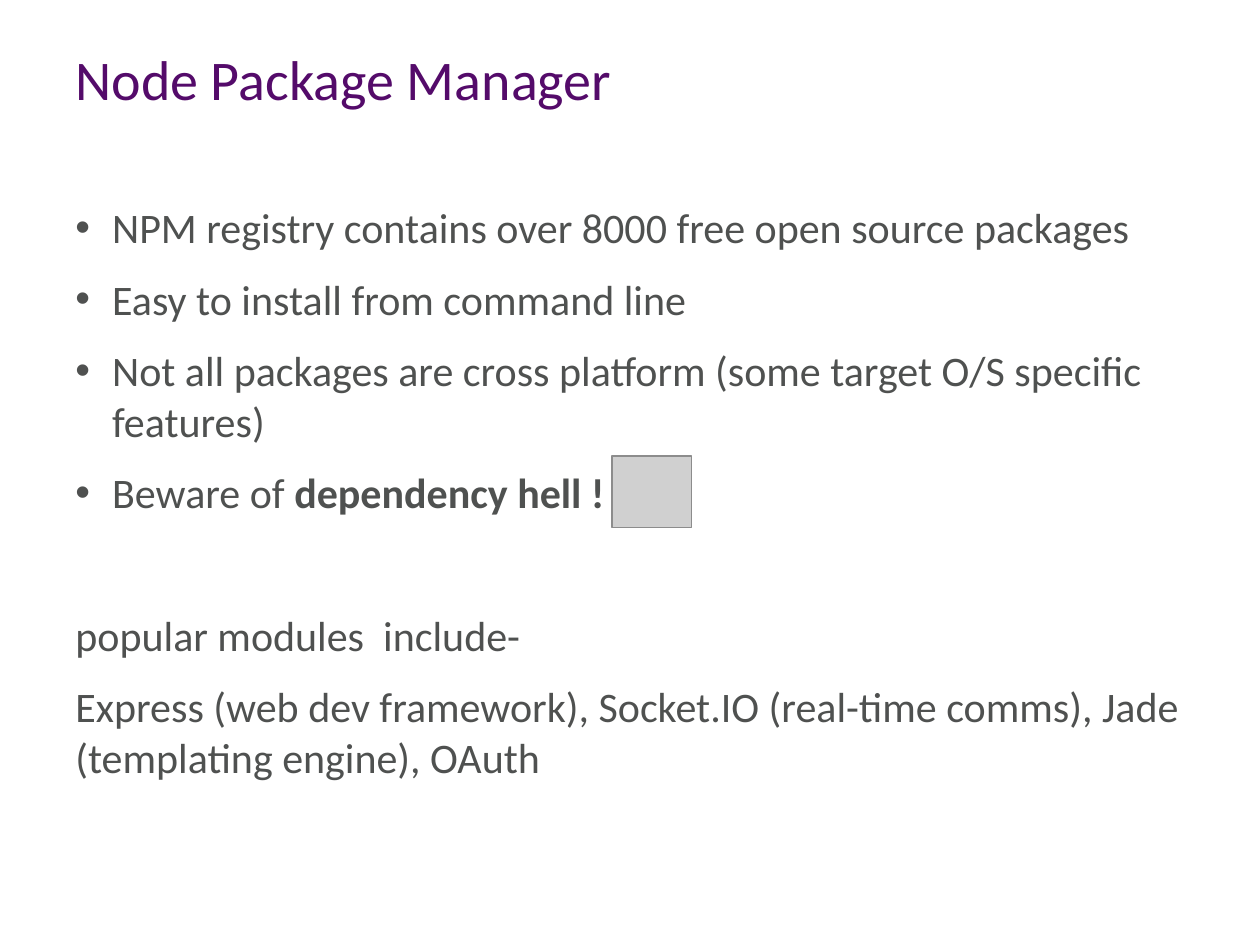
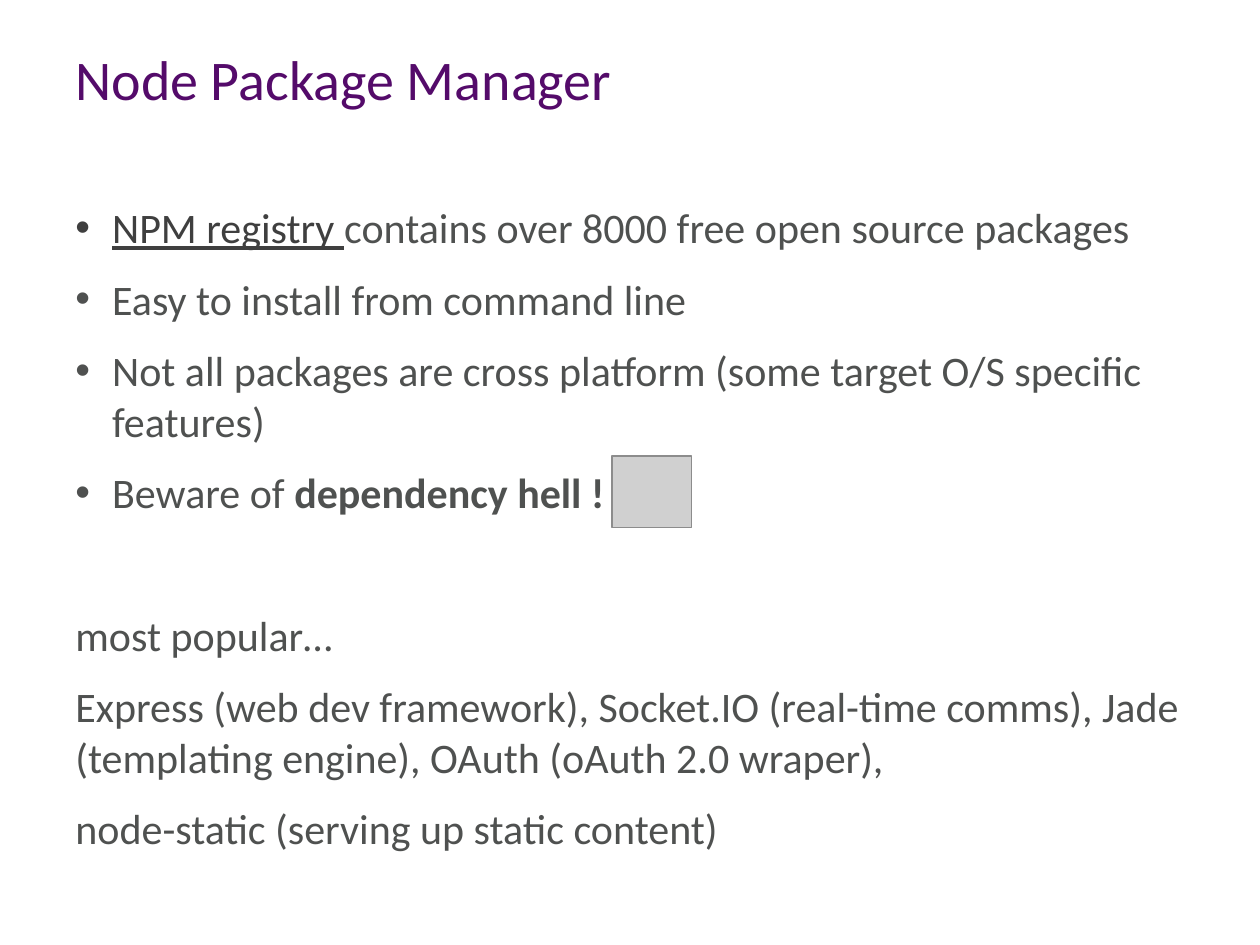
Before and after one commit to aidancasey/AzureNodeChatClient, a slide deck: slide 11 of presentation/Building Node.js Applications on Windows Azure.pptx. Drawn at 1260x945 pixels with LibreOffice and Linux fonts; fonts in the diff are those of the drawing; grey boxes stand for pictures; background and template pictures are left out. Boxes give left, top, right and bottom in pixels: in the first picture for what was removed or moved away, otherwise in the second. Text is boxed around its words. In the diff, an @@ line names an element or a change of style, - is before the commit and + after.

```diff
--- a/presentation/Building Node.js Applications on Windows Azure.pptx
+++ b/presentation/Building Node.js Applications on Windows Azure.pptx
@@ text at (112, 214, 1129, 250): text colour #4F5150 to #3F3F3F, underline on in "NPM registry" @@
@@ text at (75, 622, 1178, 851): text changed @@
-popular modules include-
-Express (web dev framework), Socket.IO (real-time comms), Jade (templating engine), OAuth
+most popular…
+Express (web dev framework), Socket.IO (real-time comms), Jade (templating engine), OAuth (oAuth 2.0 wraper),
+node-static (serving up static content)
```
Also in this commit, not shown: 4 other slides changed, 1 slide added.
